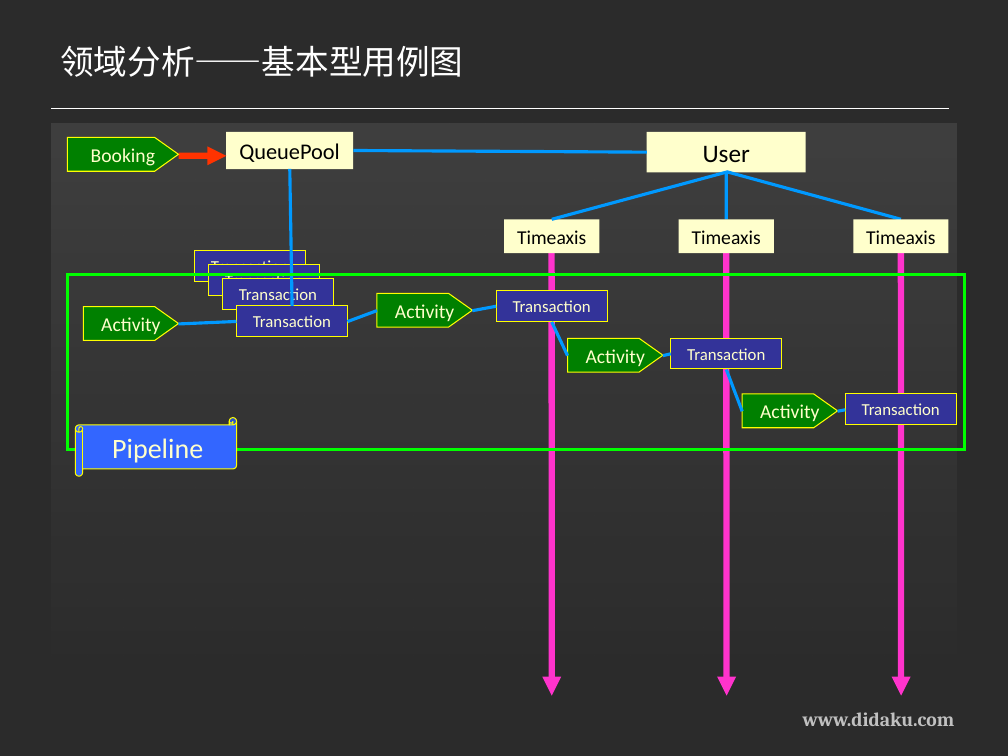
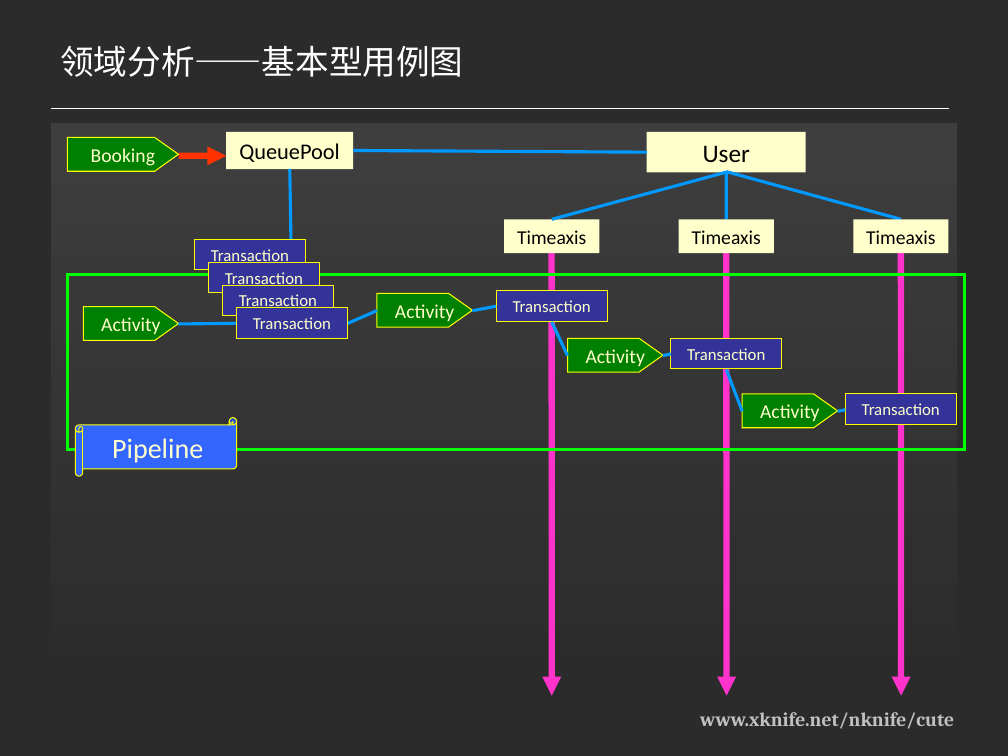
Before and after one commit to xknife-erian/nknife, a slide deck: slide 4 of App.Cute/Documents/领域分析.ppt. Drawn at 1008x756 pixels with LibreOffice and Linux fonts; fonts in the diff are those of the drawing; background and template pictures are left out; a plain dark background stands for a picture behind light text. Boxes give left, top, right and bottom in pixels: in the first picture for what was removed or moved away, otherwise in the second. Text is boxed around its words. In the diff, an @@ line names an element or a change of style, - is before the commit and + after.

```diff
--- a/App.Cute/Documents/领域分析.ppt
+++ b/App.Cute/Documents/领域分析.ppt
@@ rectangle "Transaction": place and size @@
-rectangle "Transaction" at [195, 251, 305, 281]
+rectangle "Transaction" at [195, 240, 305, 270]
@@ rectangle "Transaction": place and size @@
-rectangle "Transaction" at [223, 279, 334, 309]
+rectangle "Transaction" at [223, 285, 334, 316]
@@ text at [700, 712, 954, 729]: text changed @@
-www.didaku.com
+www.xknife.net/nknife/cute
```
Also in this commit, not shown: 4 other slides changed, 4 other files.
